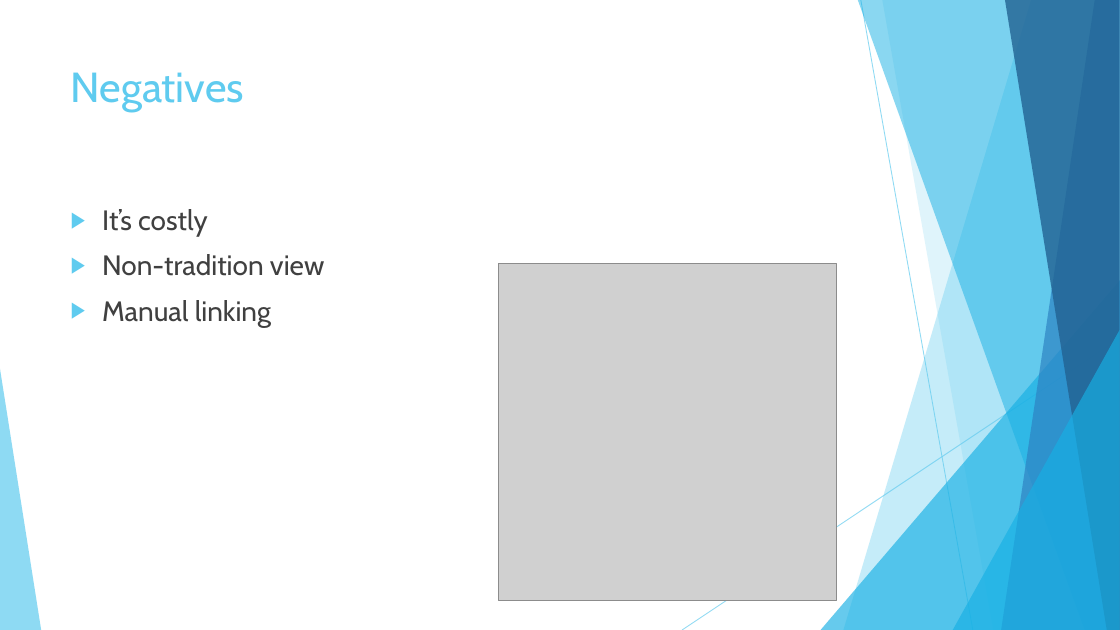
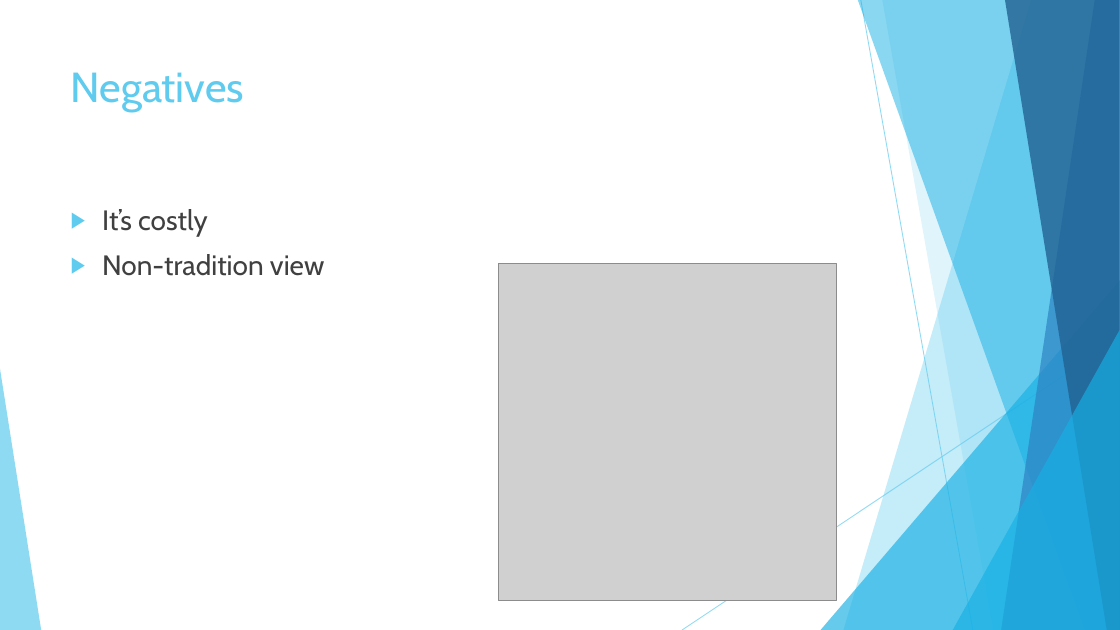
Before and after one commit to plamenti/Telerik2015, a slide deck: slide 7 of 06.Test Plan/TCMS Polarion.pptx. Drawn at 1120x630 pixels with LibreOffice and Linux fonts; fonts in the diff are those of the drawing; grey boxes stand for pictures. Boxes give left, top, right and bottom in pixels: in the first picture for what was removed or moved away, otherwise in the second. Text is boxed around its words. In the diff, an @@ line names an element or a change of style, - is before the commit and + after.

Commit message:
Even more changes to the presentation

```diff
--- a/06.Test Plan/TCMS Polarion.pptx
+++ b/06.Test Plan/TCMS Polarion.pptx
@@ text at [102,300,271,327]: paragraph removed @@
-▶ Manual linking
```
